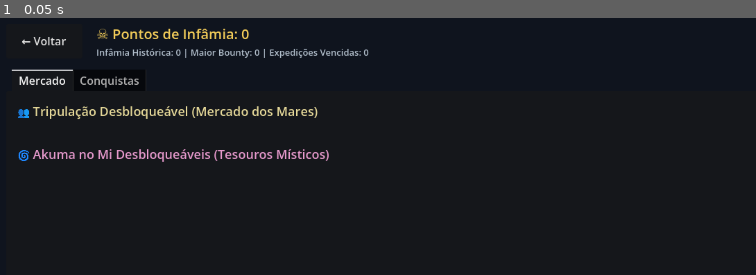
Above: before the commit, frame 1.
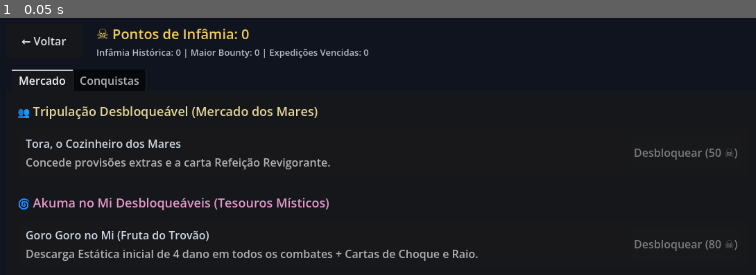
Above: after the commit, the same moment.

Repository: diogoasp/grand-voyage-deckbuilder
Game: Godot game, scene res://scenes/menu/RecordsScene.tscn
Two runs of this game, one before a commit and one after it. Both use one fixed random seed, a clock stepped at 60 frames per second and the inputs below. This scene is started directly instead of the project's main scene.
Inputs:
- Up to frame 1 (0.05 s): no input

The runs differ from the first frame. In frame 1, 4.4% of the frame differs, in the area x 2-98%, y 47-95%.
Error before the commit: Invalid assignment of property or key 'text' with value of type 'String' on a base object of type 'null instance'. (res://scripts/menu/records_scene.gd:37)

Commit message:
Adds UID files for meta-progression and the logs scene, and fixes node references in the logs scene

Diff:
--- a/scripts/menu/records_scene.gd
+++ b/scripts/menu/records_scene.gd
@@ -3,8 +3,8 @@
 
 signal back_requested
 
-@onready var infamy_label: Label = $MainLayout/TopBar/InfamyLabel
-@onready var stats_label: Label = $MainLayout/TopBar/StatsLabel
+@onready var infamy_label: Label = $MainLayout/TopBar/TitleVBox/InfamyLabel
+@onready var stats_label: Label = $MainLayout/TopBar/TitleVBox/StatsLabel
 @onready var back_button: Button = $MainLayout/TopBar/BackButton
 
 @onready var tab_container: TabContainer = $MainLayout/TabContainer
@@ -74,7 +74,7 @@
 	panel.add_child(margin)
 
 	var hbox := HBoxContainer.new()
-	hbox.theme_override_constants.set("separation", 16)
+	hbox.add_theme_constant_override("separation", 16)
 	margin.add_child(hbox)
 
 	var item_id: String = item_data["id"]
@@ -163,7 +163,7 @@
 		panel.add_child(margin)
 
 		var hbox := HBoxContainer.new()
-		hbox.theme_override_constants.set("separation", 16)
+		hbox.add_theme_constant_override("separation", 16)
 		margin.add_child(hbox)
 
 		var info_vbox := VBoxContainer.new()
Not shown, added: autoload/meta_progression.gd.uid
Not shown, added: scripts/menu/records_scene.gd.uid
